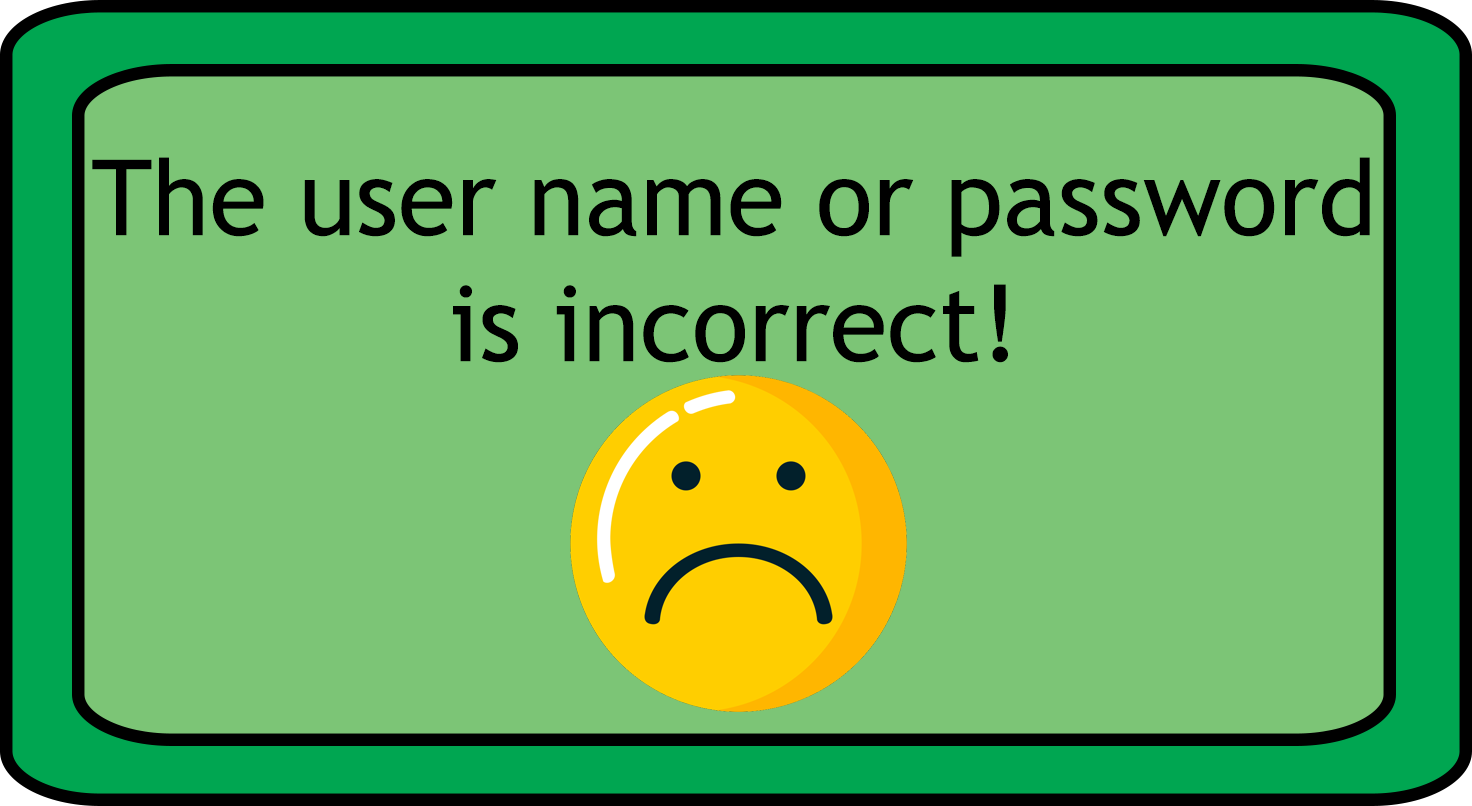
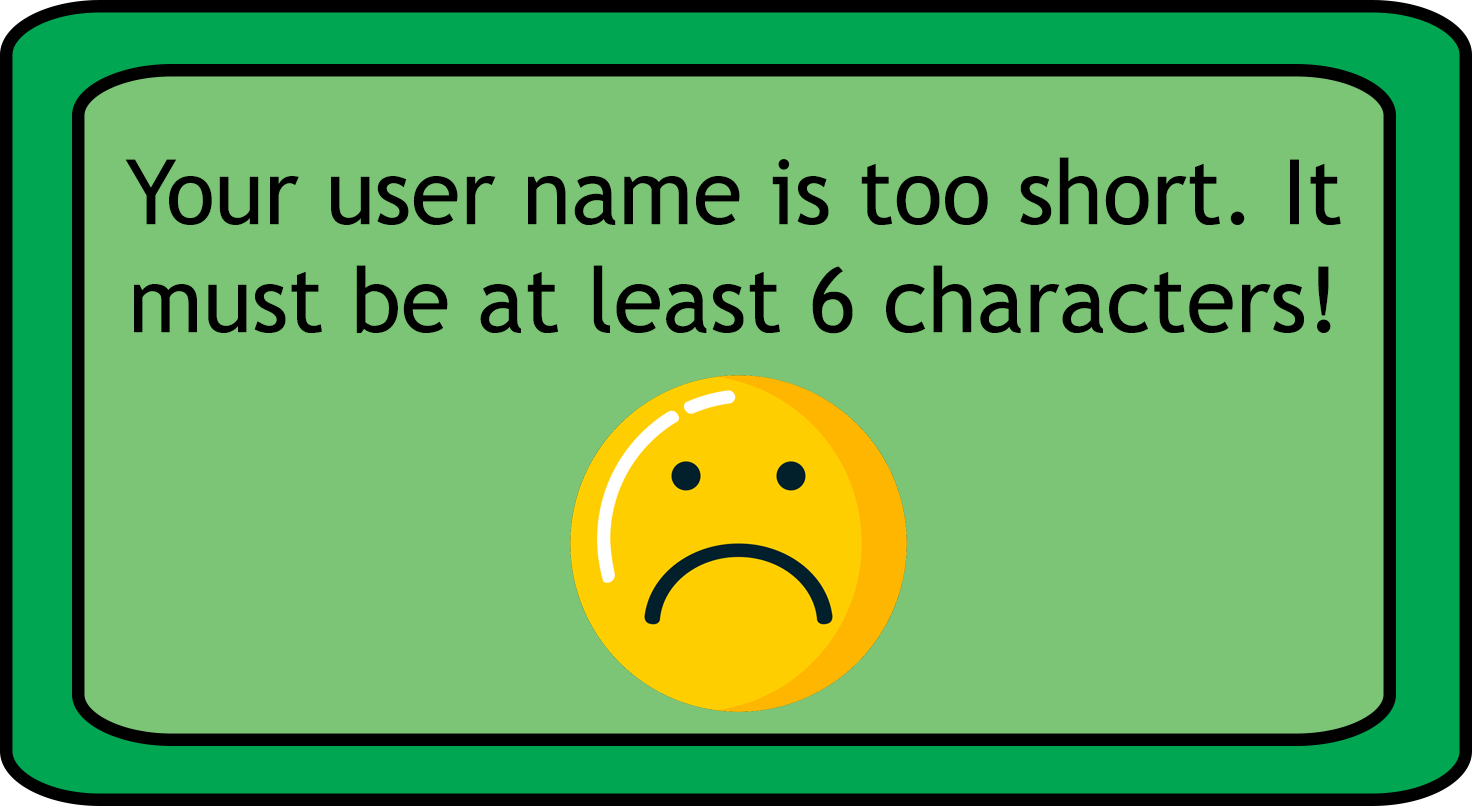
Layered file, before and after one edit (1472 × 806). Changes by layer:
added layer "Your user name is too short. It must be at least 6 characters!" above "Your password is too short. It must be at least 8 characters!" over bbox(125, 157, 1341, 334)
hid "The user name or password is incorrect!" over bbox(92, 157, 1370, 363)
